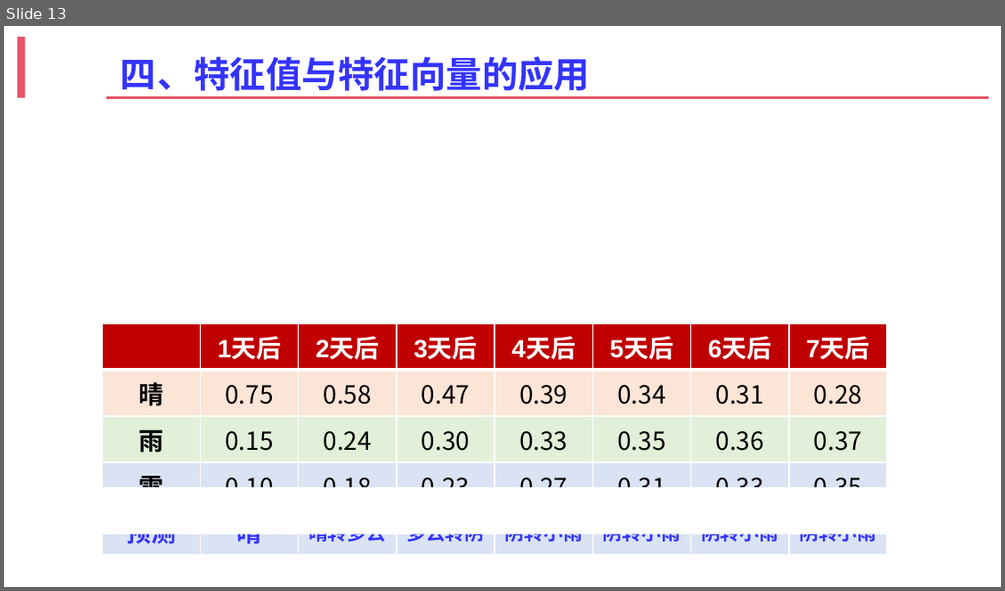
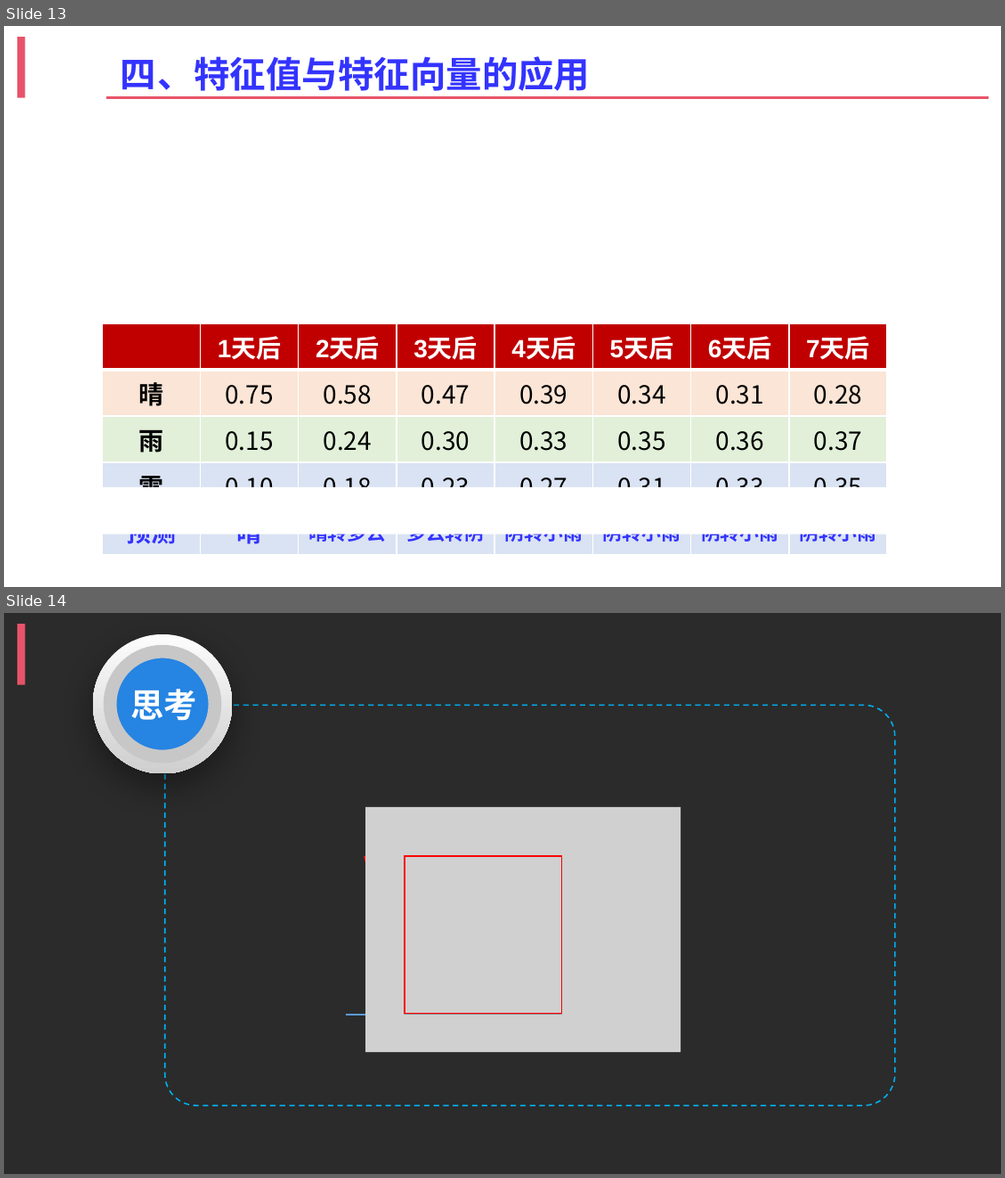
Before and after one commit to zhangshenxing/zhangshenxing.github.io, a slide deck: zsx.pptx. Shown one above the other, each under a label of ours: slide 13 before the commit, slides 13 and 14 after it. The pictures are 1005x591 and 1005x1178 pixels, drawn with LibreOffice and Linux fonts; fonts in the diff are those of the drawing; grey boxes stand for pictures; background and template pictures are left out; a plain dark background stands for a picture behind light text. Boxes give left, top, right and bottom in pixels: in the first picture for what was removed or moved away, otherwise in the second. Text is boxed around its words. In the diff, an @@ line names an element or a change of style, - is before the commit and + after.

```diff
--- a/zsx.pptx
+++ b/zsx.pptx
@@ slide 14 added at (4, 613, 1001, 1174), background picture (left out); not listed: 1 template element that a slide beside it also shows @@
@@ ellipse added at (93, 634, 232, 773), fill gradient #FCFCFC to #CFCFCF @@
@@ ellipse added at (110, 652, 214, 756), fill #2684E2, outline #FAFAFA 9.5 pt @@
@@ text added at (130, 689, 197, 721), 24 pt, text #FFFFFF, bold @@
+思考
@@ rounded rectangle added at (164, 705, 894, 1105), outline #00B0F0 1 pt dashed @@
@@ parallelogram added at (364, 819, 562, 1053), outline #FF0000 1 pt @@
@@ picture added at (366, 807, 680, 1053) @@
@@ picture added at (366, 857, 562, 1013) @@
@@ picture added at (404, 857, 561, 1013) @@
@@ rectangle added at (404, 856, 561, 1013), outline #FF0000 1 pt @@
@@ arrow added from (346, 1014) to (667, 1014), #5B9BD5 1 pt @@
```
Also in this commit, not shown: 1 slide removed.
